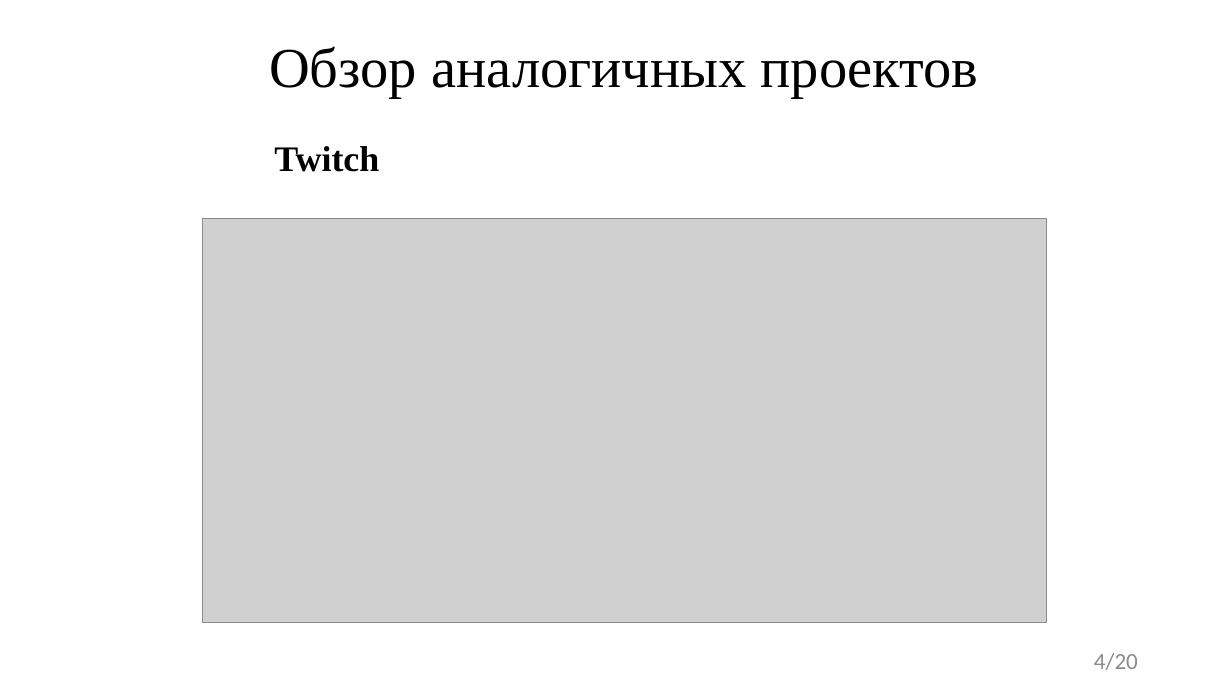
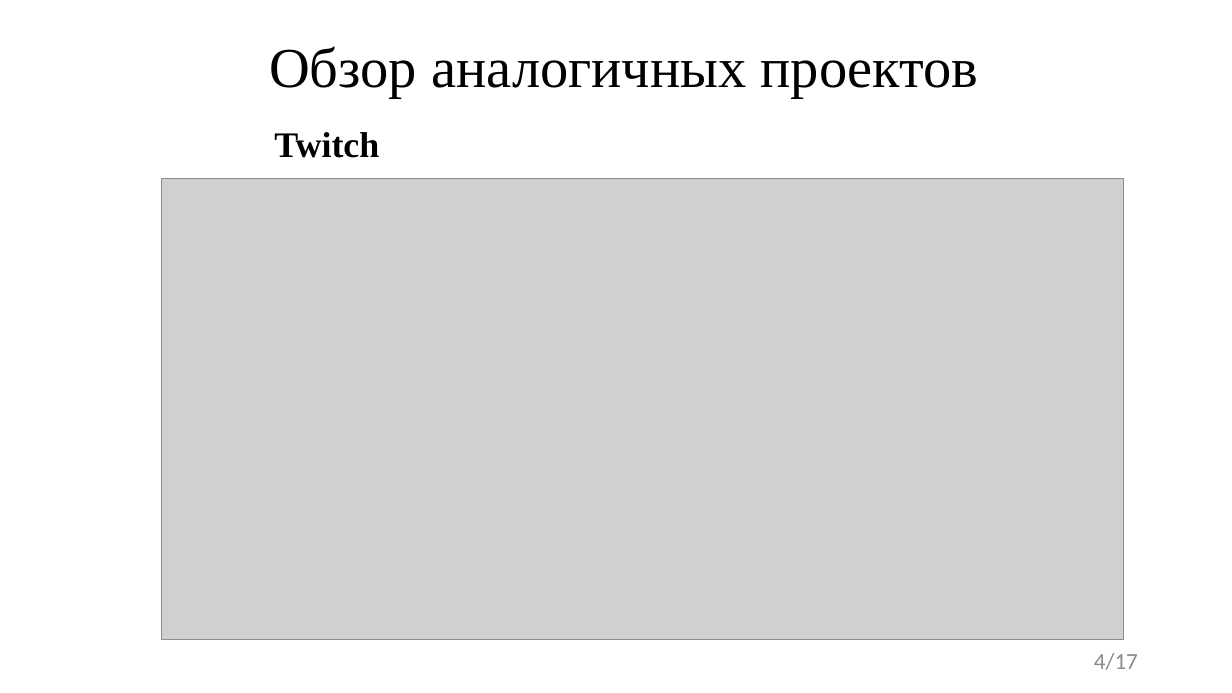
Before and after one commit to FaceMan01/Homework, a slide deck: slide 4 of Курсовая Работа/Презентация Курсовой Работы.pptx. Drawn at 1232x693 pixels with LibreOffice and Linux fonts; fonts in the diff are those of the drawing; grey boxes stand for pictures. Boxes give left, top, right and bottom in pixels: in the first picture for what was removed or moved away, otherwise in the second. Text is boxed around its words. In the diff, an @@ line names an element or a change of style, - is before the commit and + after.

```diff
--- a/Курсовая Работа/Презентация Курсовой Работы.pptx
+++ b/Курсовая Работа/Презентация Курсовой Работы.pptx
@@ text "Twitch": place and size @@
-text "Twitch" at bbox=[274, 146, 379, 172]
+text "Twitch" at bbox=[274, 132, 379, 158]
@@ picture: place and size @@
-picture at bbox=[202, 218, 1046, 622]
+picture at bbox=[162, 178, 1124, 640]
@@ page number at bbox=[1094, 653, 1138, 670]: text changed @@
-4/20
+4/17
```
Also in this commit, not shown: 8 other slides changed, 1 slide added, 13 other files.
